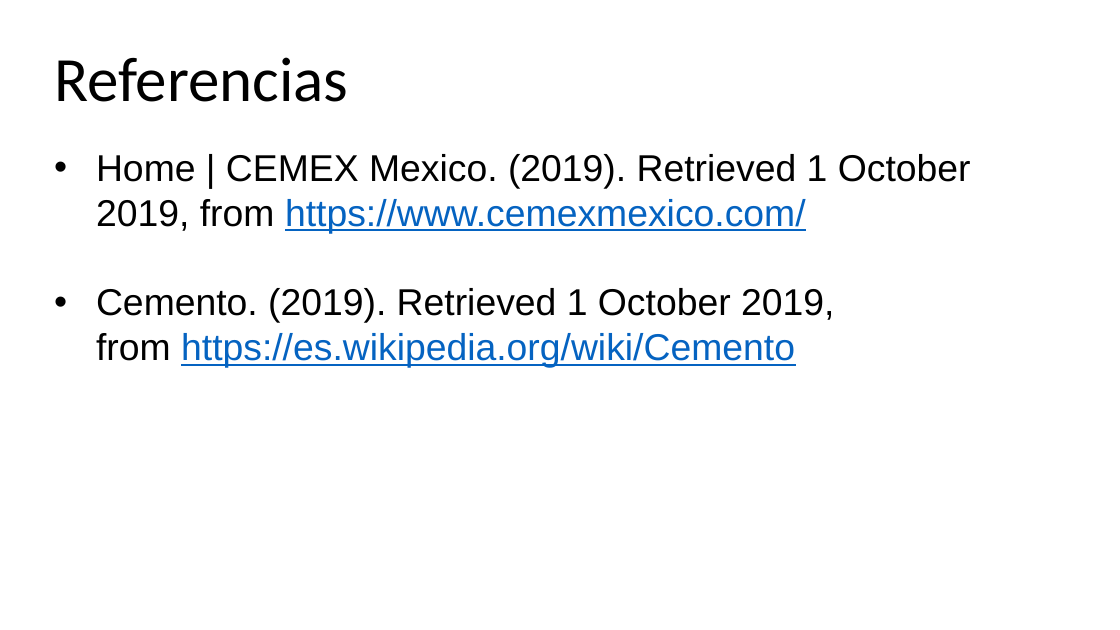
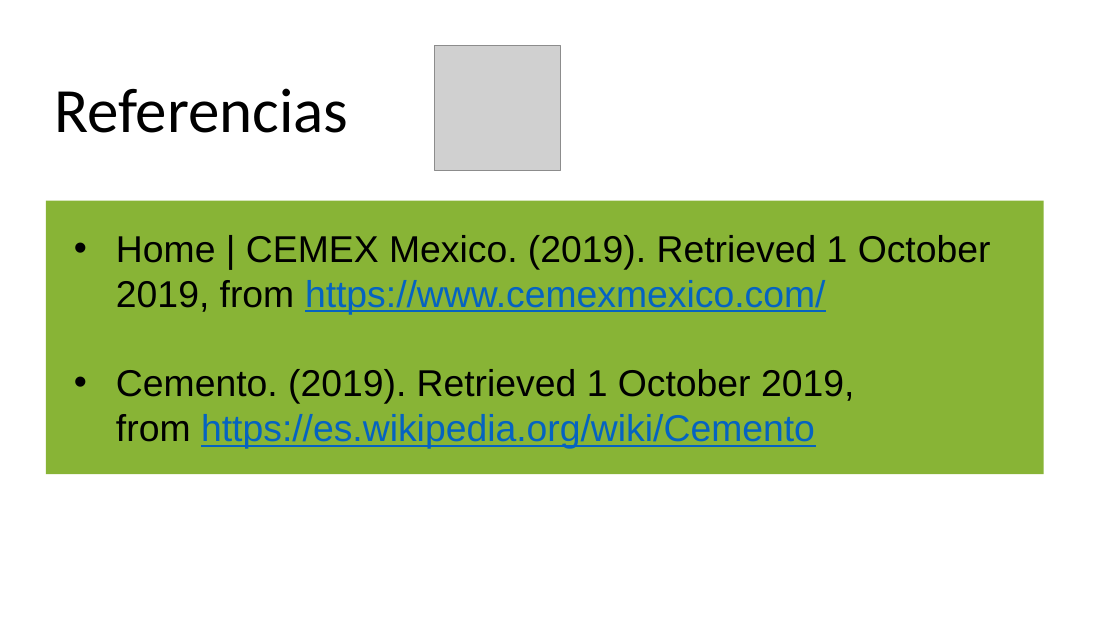
Before and after one commit to lizarragad/proyecto_modulo1, a slide deck: slide 9 of Presentación del proyecto.pptx. Drawn at 1120x630 pixels with LibreOffice and Linux fonts; fonts in the diff are those of the drawing; grey boxes stand for pictures. Boxes give left, top, right and bottom in pixels: in the first picture for what was removed or moved away, otherwise in the second. Text is boxed around its words. In the diff, an @@ line names an element or a change of style, - is before the commit and + after.

```diff
--- a/Presentación del proyecto.pptx
+++ b/Presentación del proyecto.pptx
@@ picture added at <box>435,45,560,171</box> @@
@@ text "Referencias": place and size @@
-text "Referencias" at <box>54,57,348,102</box>
+text "Referencias" at <box>54,88,348,133</box>
@@ rectangle added at <box>46,201,1044,474</box>, fill #88B436 @@
@@ text "Home | CEMEX Mexico. (2019). ...": place and size @@
-text "Home | CEMEX Mexico. (2019). ..." at <box>96,154,971,368</box>
+text "Home | CEMEX Mexico. (2019). ..." at <box>116,235,991,449</box>
```
Also in this commit, not shown: 8 other slides changed, 1 other file.
